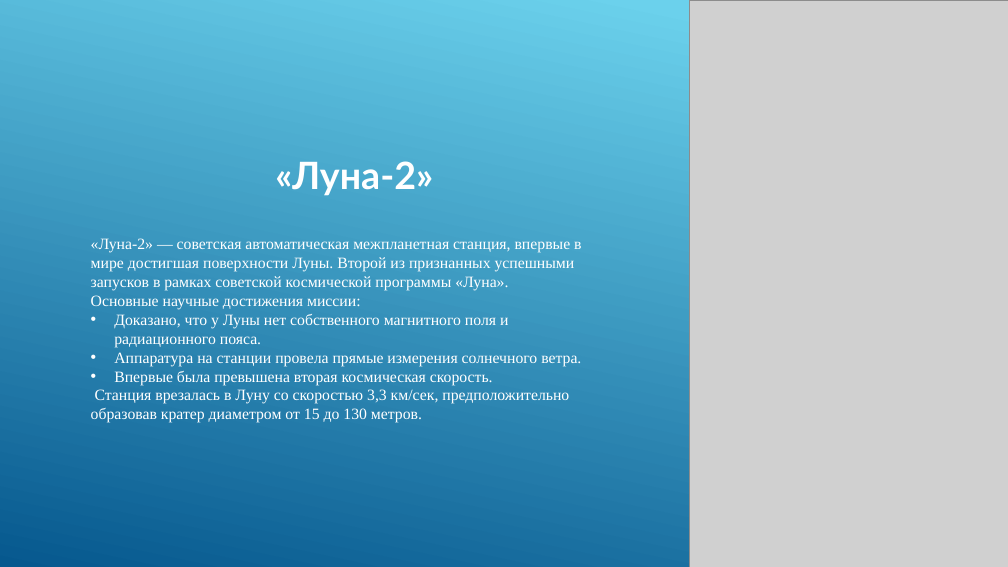
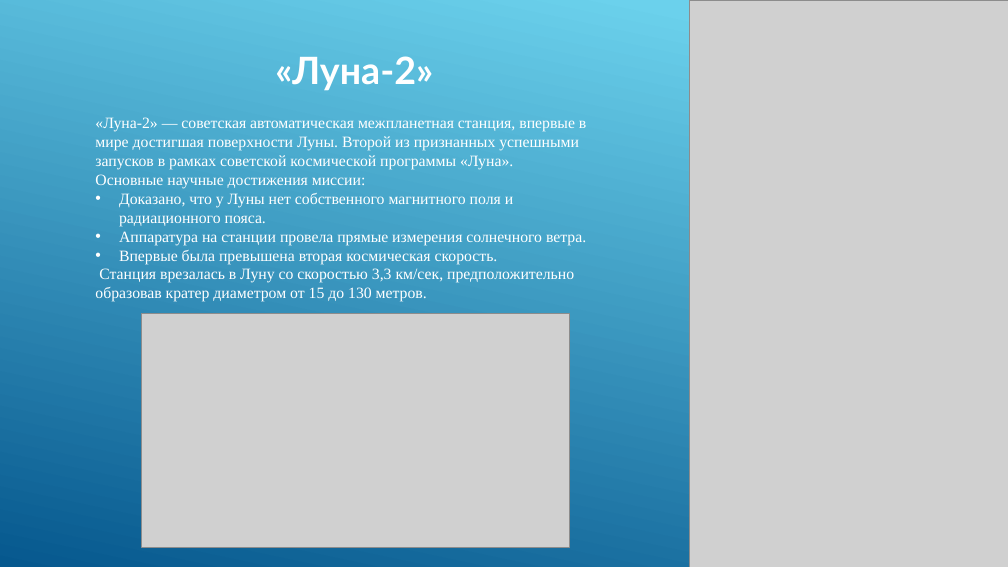
Before and after one commit to Kotyarka/SpaceZ-project, a slide deck: slide 4 of Презентация Луна-2.pptx. Drawn at 1008x567 pixels with LibreOffice and Linux fonts; fonts in the diff are those of the drawing; grey boxes stand for pictures. Boxes give left, top, right and bottom in pixels: in the first picture for what was removed or moved away, otherwise in the second. Text is boxed around its words. In the diff, an @@ line names an element or a change of style, - is before the commit and + after.

```diff
--- a/Презентация Луна-2.pptx
+++ b/Презентация Луна-2.pptx
@@ text "«Луна-2»": place and size @@
-text "«Луна-2»" at <box>275,161,433,196</box>
+text "«Луна-2»" at <box>275,56,433,91</box>
@@ text "«Луна-2» — советская автоматическая межпланетная ...": place and size @@
-text "«Луна-2» — советская автоматическая межпланетная ..." at <box>91,238,581,423</box>
+text "«Луна-2» — советская автоматическая межпланетная ..." at <box>95,117,586,302</box>
@@ picture added at <box>141,314,569,547</box> @@
```
Also in this commit, not shown: 3 other slides changed, 1 other file.
